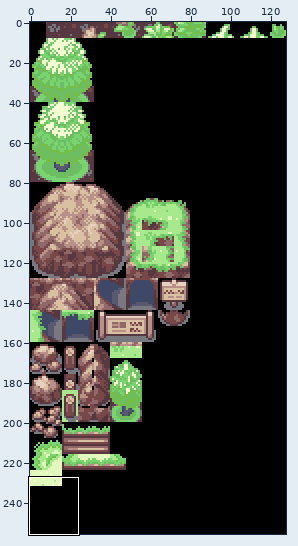
One commit to this sprite sheet: data/tilesets/primary/outside/tiles.png. Above: a wide view before the commit, with the close-up outlined.
Close-up. As it was:
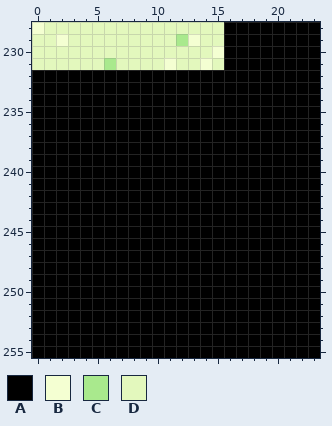
The file is 128x256 pixels. Shown: x 0..23, y 228..255. The commit also changed other parts of the picture, which this record leaves out.
Palette (. is transparent): A #000000  B #f4ffd2  C #a9e98d  D #e3f8bd
Pixels before, first column x 0:
228 BDDDDDDDDDDDDDDDAAAAAAAA
229 DDBDDDDDDDDDCBDDAAAAAAAA
230 DDDDDDDDDDDDDDDBAAAAAAAA
231 DDDDDDCDDDDBDDBDAAAAAAAA
232 AAAAAAAAAAAAAAAAAAAAAAAA
233 AAAAAAAAAAAAAAAAAAAAAAAA
234 AAAAAAAAAAAAAAAAAAAAAAAA
235 AAAAAAAAAAAAAAAAAAAAAAAA
236 AAAAAAAAAAAAAAAAAAAAAAAA
237 AAAAAAAAAAAAAAAAAAAAAAAA
238 AAAAAAAAAAAAAAAAAAAAAAAA
239 AAAAAAAAAAAAAAAAAAAAAAAA
240 AAAAAAAAAAAAAAAAAAAAAAAA
241 AAAAAAAAAAAAAAAAAAAAAAAA
242 AAAAAAAAAAAAAAAAAAAAAAAA
243 AAAAAAAAAAAAAAAAAAAAAAAA
244 AAAAAAAAAAAAAAAAAAAAAAAA
245 AAAAAAAAAAAAAAAAAAAAAAAA
246 AAAAAAAAAAAAAAAAAAAAAAAA
247 AAAAAAAAAAAAAAAAAAAAAAAA
248 AAAAAAAAAAAAAAAAAAAAAAAA
249 AAAAAAAAAAAAAAAAAAAAAAAA
250 AAAAAAAAAAAAAAAAAAAAAAAA
251 AAAAAAAAAAAAAAAAAAAAAAAA
252 AAAAAAAAAAAAAAAAAAAAAAAA
253 AAAAAAAAAAAAAAAAAAAAAAAA
254 AAAAAAAAAAAAAAAAAAAAAAAA
255 AAAAAAAAAAAAAAAAAAAAAAAA
And afterwards:
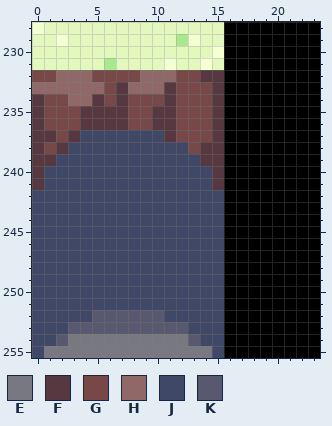
Colours new in this view: E #787880  F #583840  G #784848  H #906868  J #404868  K #585870
Changes in this commit:
Changed rows in their new state; - is an unchanged pixel.
first column x 0:
232 GGHHHGGGGHHHGGFF
233 HHHHHHGFHHHFGGGF
234 FGGHHFGFGGGFGGGF
235 FGGGFFFFGGFFGGGF
236 FGGGFFFFGGFFGGGF
237 FFGFJJJJJJJFGGGF
238 FGFJJJJJJJJJJGFF
239 FFJJJJJJJJJJJJFF
240 FJJJJJJJJJJJJJJF
241 FJJJJJJJJJJJJJJF
242 JJJJJJJJJJJJJJJJ
243 JJJJJJJJJJJJJJJJ
244 JJJJJJJJJJJJJJJJ
245 JJJJJJJJJJJJJJJJ
246 JJJJJJJJJJJJJJJJ
247 JJJJJJJJJJJJJJJJ
248 JJJJJJJJJJJJJJJJ
249 JJJJJJJJJJJJJJJJ
250 JJJJJJJJJJJJJJJJ
251 JJJJJJJJJJJJJJJJ
252 JJJJJKKKKKKJJJJJ
253 JJJKKKKKKKKKKJJJ
254 JJKEEEEEEEEEEKJJ
255 JEEEEEEEEEEEEEEJ
